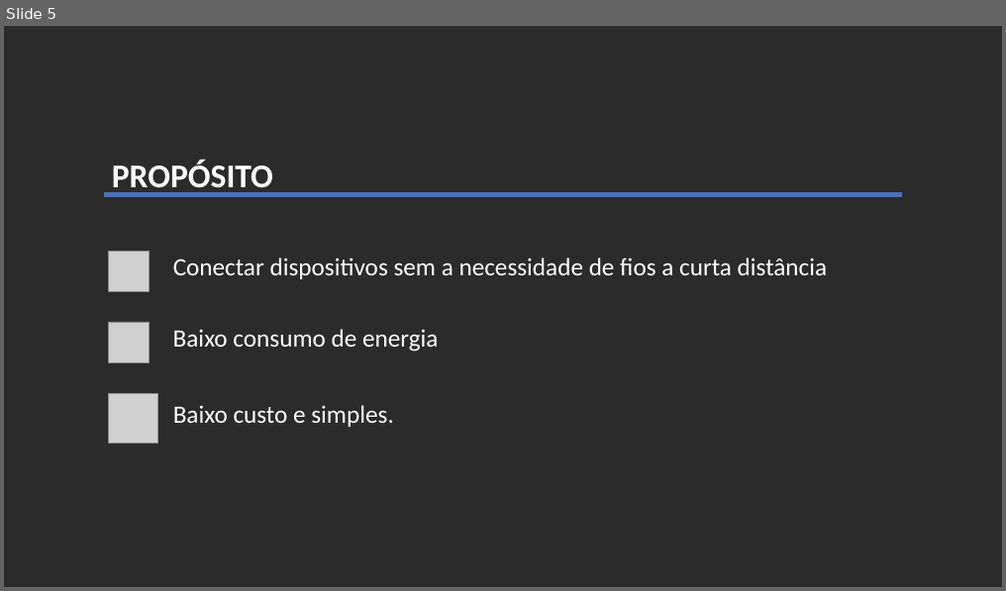
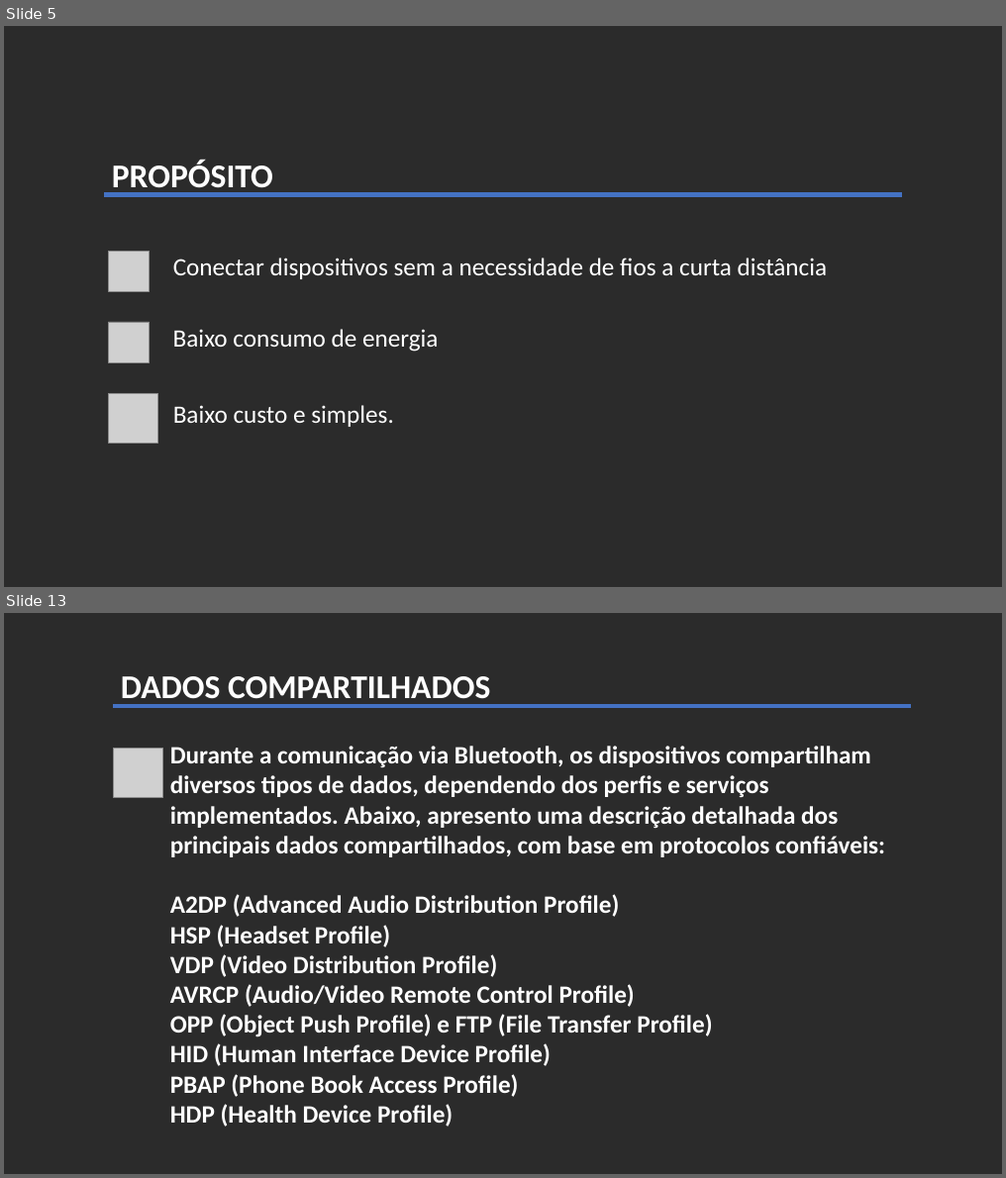
Before and after one commit to VandersonSenai/MODULO03, a slide deck: IoT/Apresentação Protocolos IoT BT.pptx. Shown one above the other, each under a label of ours: slide 5 before the commit, slides 5 and 13 after it; the slides between them are not shown. The pictures are 1006x591 and 1006x1178 pixels, drawn with LibreOffice and Linux fonts; fonts in the diff are those of the drawing; grey boxes stand for pictures; background and template pictures are left out; a plain dark background stands for a picture behind light text. Boxes give left, top, right and bottom in pixels: in the first picture for what was removed or moved away, otherwise in the second. Text is boxed around its words. In the diff, an @@ line names an element or a change of style, - is before the commit and + after.

```diff
--- a/IoT/Apresentação Protocolos IoT BT.pptx
+++ b/IoT/Apresentação Protocolos IoT BT.pptx
@@ slide 13 added at box(4, 613, 1002, 1174), background picture (left out) @@
@@ subtitle added at box(121, 676, 490, 707), 32 pt, text #FFFFFF, bold @@
+DADOS COMPARTILHADOS
@@ line added from (113, 706) to (911, 706), #4472C4 4.5 pt @@
@@ picture added at box(113, 748, 162, 797) @@
@@ text added at box(170, 746, 885, 1127), 24 pt, text #FFFFFF, bold @@
+Durante a comunicação via Bluetooth, os dispositivos compartilham diversos tipos de dados, dependendo dos perfis e serviços implementados. Abaixo, apresento uma descrição detalhada dos principais dados compartilhados, com base em protocolos confiáveis:
+A2DP (Advanced Audio Distribution Profile)
+HSP (Headset Profile)
+VDP (Video Distribution Profile)
+AVRCP (Audio/Video Remote Control Profile)
+OPP (Object Push Profile) e FTP (File Transfer Profile)
+HID (Human Interface Device Profile)
+PBAP (Phone Book Access Profile)
+HDP (Health Device Profile)
```
Also in this commit, not shown: 5 slides changed, 11 other slides added, 4 slides removed, 6 other files.
